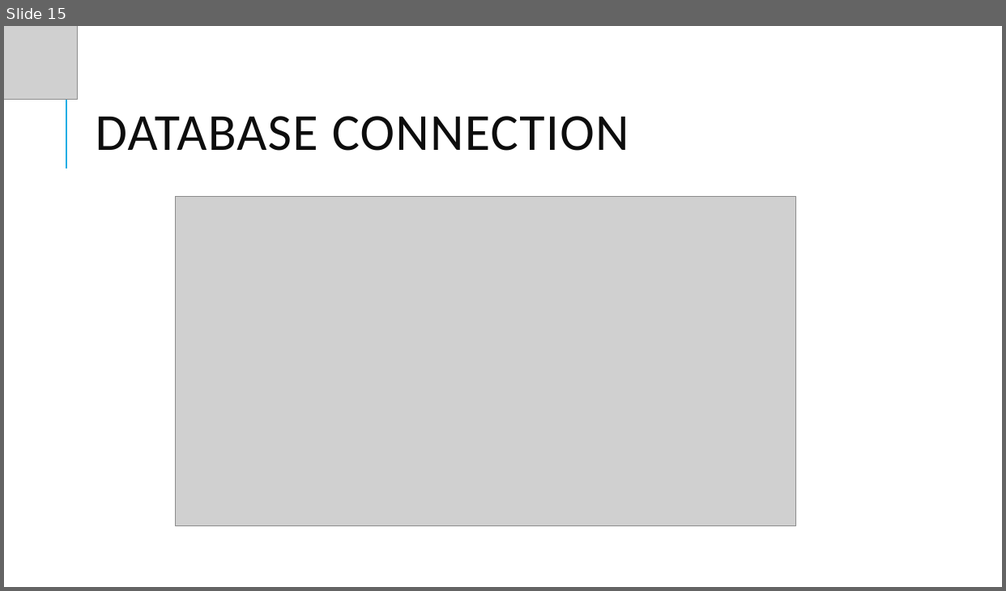
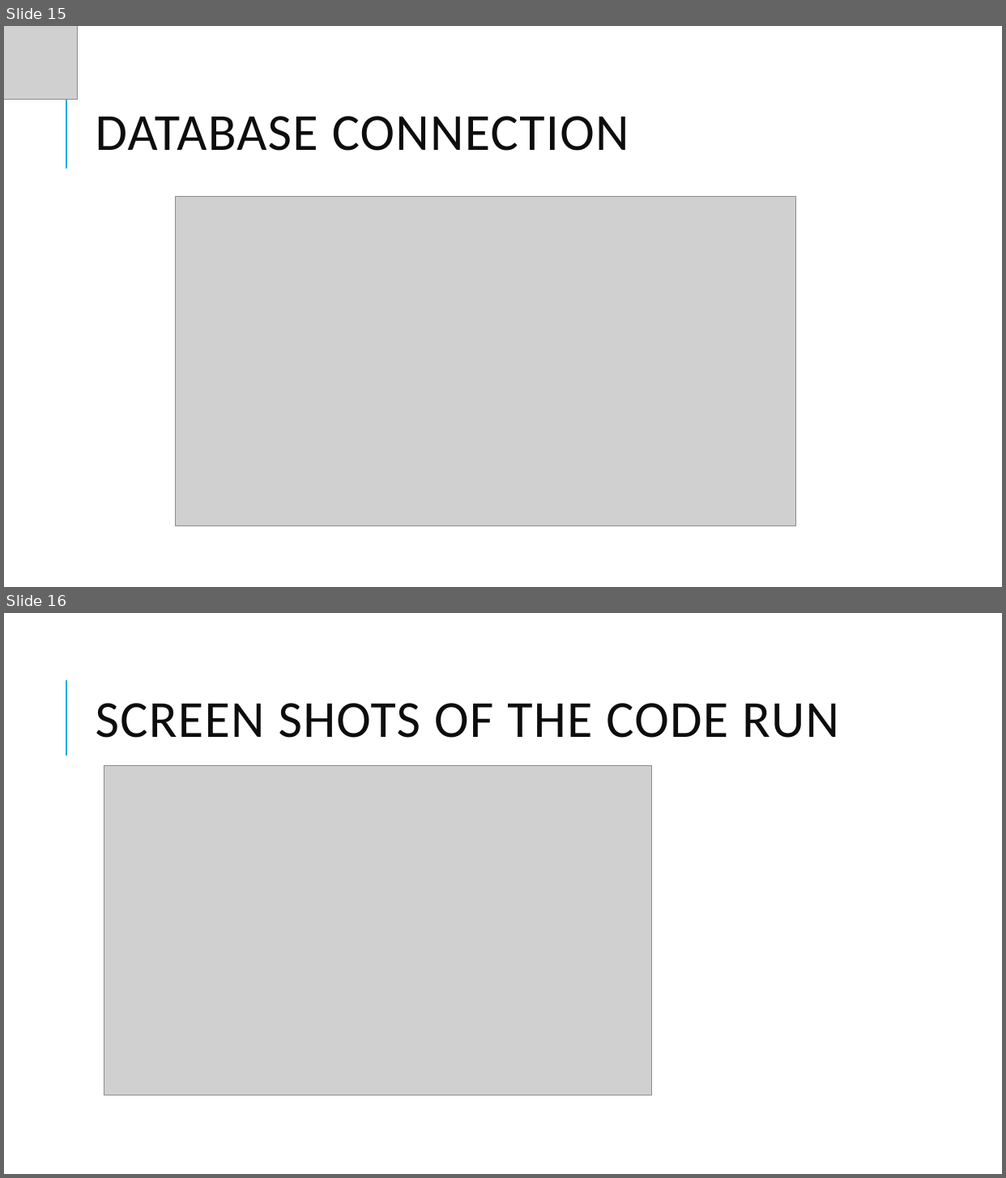
Before and after one commit to ranga11/Scala_Final_Project, a slide deck: Final_Presentation_Scala.pptx. Shown one above the other, each under a label of ours: slide 15 before the commit, slides 15 and 16 after it. The pictures are 1006x591 and 1006x1178 pixels, drawn with LibreOffice and Linux fonts; fonts in the diff are those of the drawing; grey boxes stand for pictures. Boxes give left, top, right and bottom in pixels: in the first picture for what was removed or moved away, otherwise in the second. Text is boxed around its words. In the diff, an @@ line names an element or a change of style, - is before the commit and + after.

```diff
--- a/Final_Presentation_Scala.pptx
+++ b/Final_Presentation_Scala.pptx
@@ slide 16 added at [4, 613, 1002, 1174], background #FFFFFF; not listed: 1 template element that a slide beside it also shows @@
@@ title added at [96, 703, 839, 738], 50 pt, text #0D0D0D @@
+SCREEN SHOTS OF THE CODE RUN
@@ picture added at [104, 766, 651, 1095] @@
```
Also in this commit, not shown: 4 slides changed, 2 other slides added.
